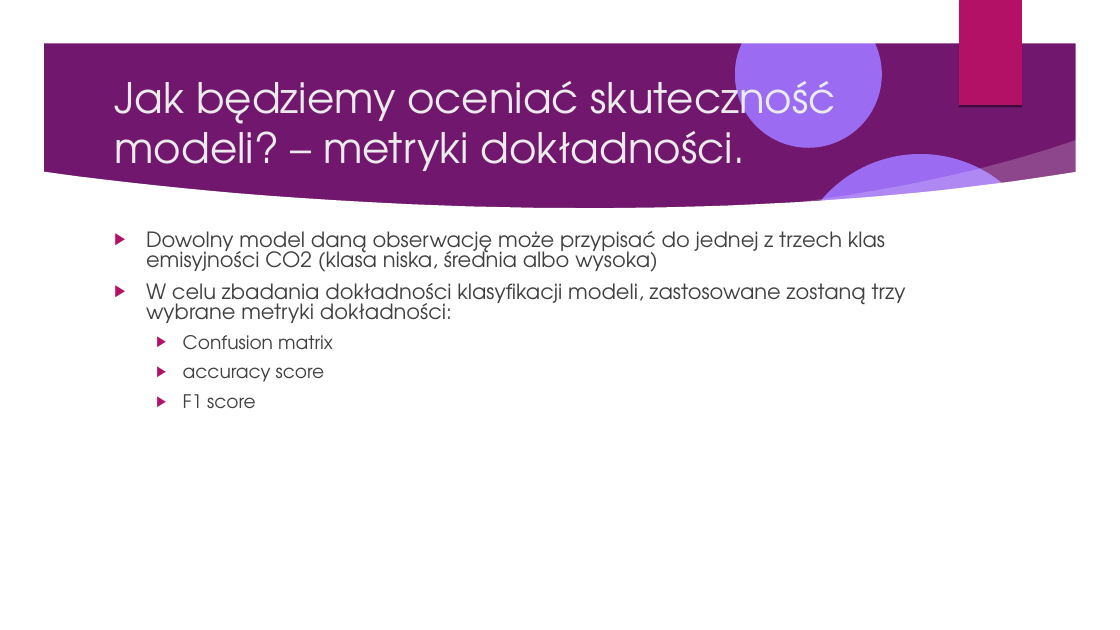
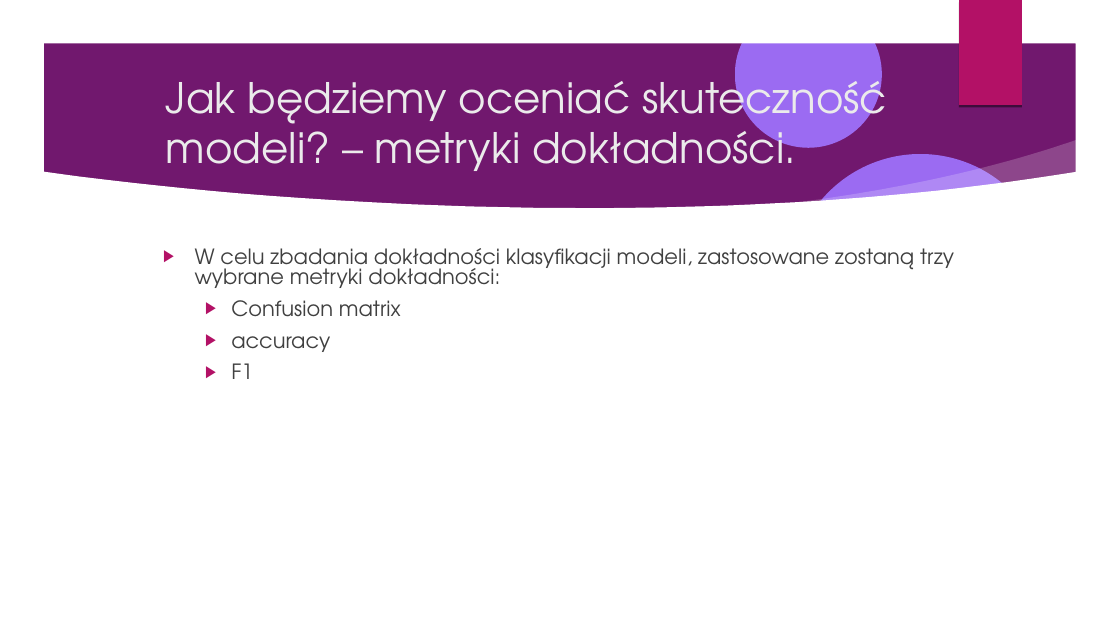
Before and after one commit to Pawel-Tomasz-Nowak/Scientific-collaboration, a slide deck: slide 7 of Prezentacje/prezentacja z ukrojonymi slajdami.odp. Drawn at 1120x630 pixels with LibreOffice and Linux fonts; fonts in the diff are those of the drawing; background and template pictures are left out. Boxes give left, top, right and bottom in pixels: in the first picture for what was removed or moved away, otherwise in the second. Text is boxed around its words. In the diff, an @@ line names an element or a change of style, - is before the commit and + after.

```diff
--- a/Prezentacje/prezentacja z ukrojonymi slajdami.odp
+++ b/Prezentacje/prezentacja z ukrojonymi slajdami.odp
@@ title "Jak będziemy oceniać skuteczność modeli? ..." rewrapped from (114, 70, 836, 183) to (166, 69, 887, 171) @@
@@ text at (146, 231, 885, 272): paragraph removed @@
-▶ Dowolny model daną obserwację może przypisać do jednej z trzech klas emisyjności CO2 (klasa niska, średnia albo wysoka)
@@ text "W celu zbadania dokładności klasyfikacji ...": place and size @@
-text "W celu zbadania dokładności klasyfikacji ..." at (146, 231, 906, 408)
+text "W celu zbadania dokładności klasyfikacji ..." at (195, 248, 954, 379)
@@ text at (231, 300, 401, 317): size 16 to 18 pt in "Confusion matrix" @@
@@ text at (231, 336, 330, 379): text changed; size 16 to 18 pt @@
-  ▶ accuracy score
-  ▶ F1 score
+  ▶ accuracy
+  ▶ F1
```
Also in this commit, not shown: 39 other slides changed, 5 slides added, 5 slides removed.
